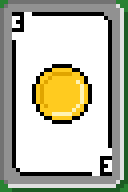
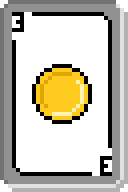
Revision of a layered 128x192 image; what changed, layer by layer:
hid "Layer 2" over bbox(0, 0, 128, 192)
